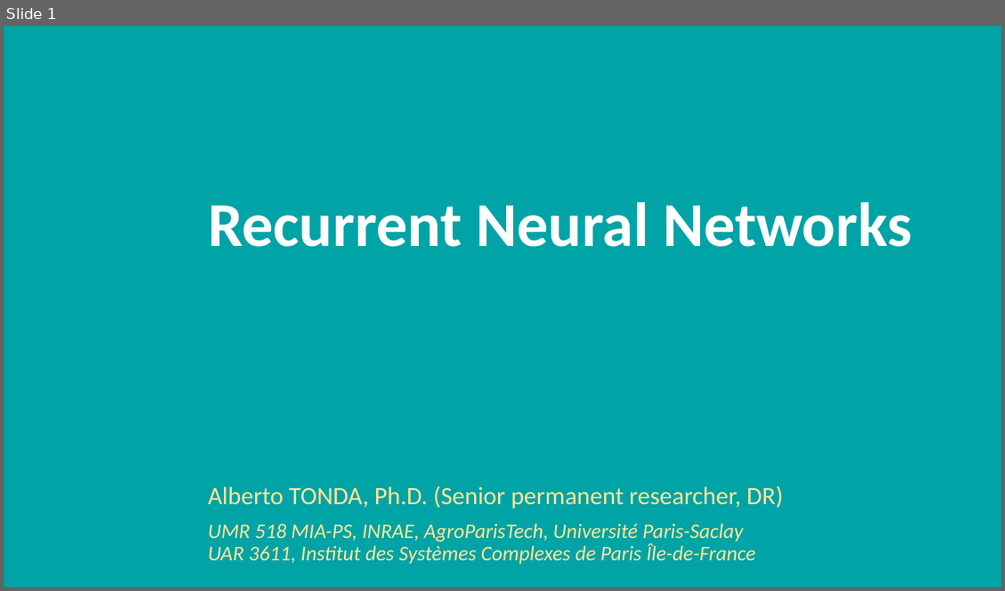
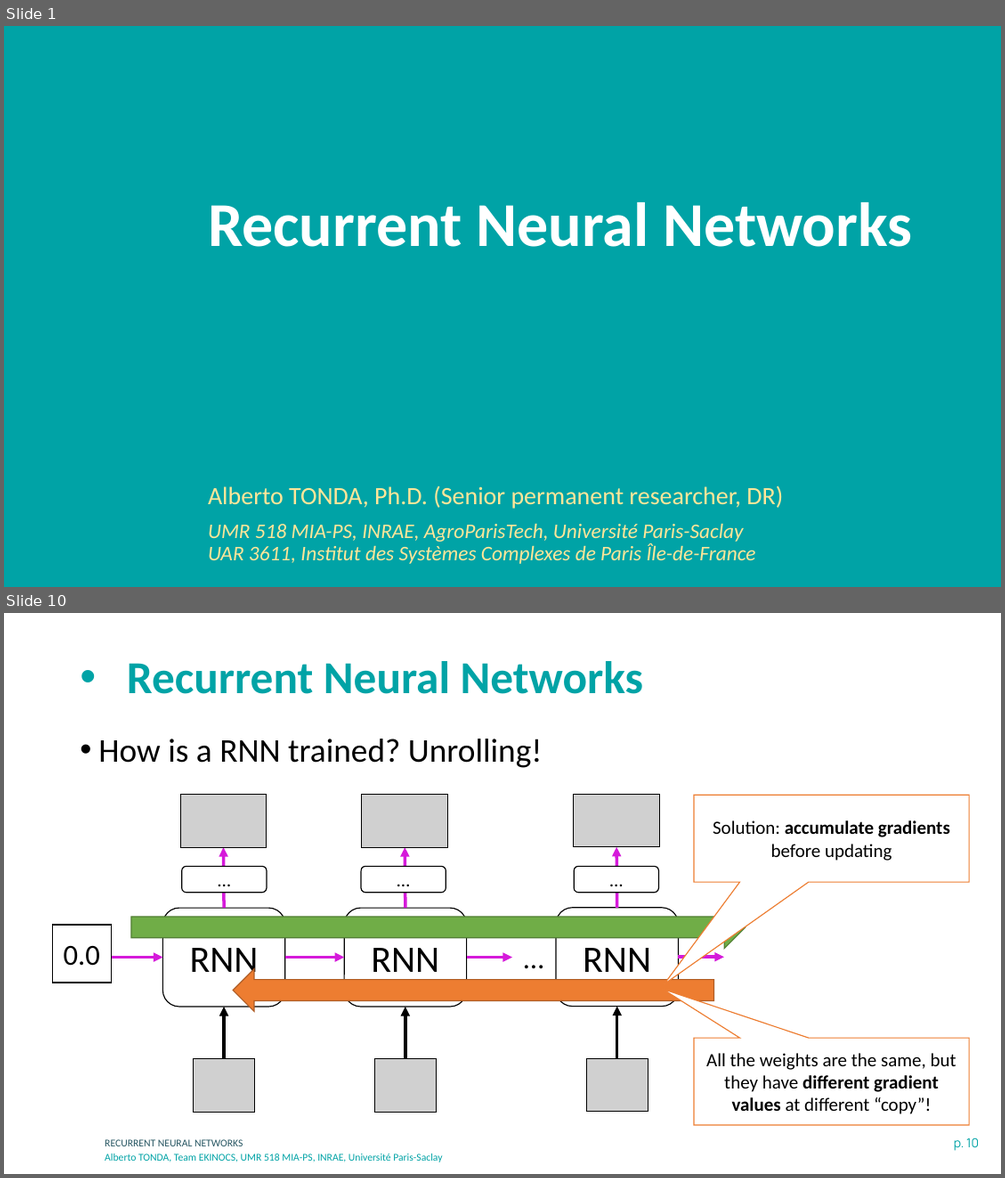
Before and after one commit to albertotonda/teaching, a slide deck: deep-learning-in-practice-with-pytorch/4-recurrent-neural-networks.pptx. Shown one above the other, each under a label of ours: slide 1 before the commit, slides 1 and 10 after it; the slides between them are not shown. The pictures are 1005x591 and 1005x1178 pixels, drawn with LibreOffice and Linux fonts; fonts in the diff are those of the drawing; grey boxes stand for pictures; background and template pictures are left out. Boxes give left, top, right and bottom in pixels: in the first picture for what was removed or moved away, otherwise in the second. Text is boxed around its words. In the diff, an @@ line names an element or a change of style, - is before the commit and + after.

```diff
--- a/deep-learning-in-practice-with-pytorch/4-recurrent-neural-networks.pptx
+++ b/deep-learning-in-practice-with-pytorch/4-recurrent-neural-networks.pptx
@@ slide 10 added at bbox=[4, 613, 1001, 1174], background #FFFFFF @@
@@ title added at bbox=[127, 661, 643, 694], 44 pt, text #00A3A6, bold @@
+• Recurrent Neural Networks
@@ text added at bbox=[98, 738, 542, 768], 32 pt, text #000000 @@
+• How is a RNN trained? Unrolling!
@@ speech box added at bbox=[695, 795, 970, 882], fill #FFFFFF, outline #ED7D31 1 pt, 18 pt, text #000000 @@
+Solution: accumulate gradients before updating
@@ group added at bbox=[53, 794, 724, 1111]: 10 arrows, 6 rounded rectangles, 6 pictures, 1 rectangle, 1 text @@
+RNN
+RNN
+RNN
+0.0
+…
+…
+…
+…
@@ right arrow added at bbox=[131, 906, 745, 949], fill #70AD47, outline #538035 1 pt @@
@@ right arrow added at bbox=[233, 969, 713, 1012], fill #ED7D31, outline #AF5C24 1 pt @@
@@ speech box added at bbox=[695, 1038, 970, 1126], fill #FFFFFF, outline #ED7D31 1 pt, 18 pt, text #000000 @@
+All the weights are the same, but they have different gradient values at different “copy”!
@@ text added at bbox=[105, 1139, 243, 1146], 10 pt, text #275662 @@
+RECURRENT NEURAL NETWORKS
@@ page number added at bbox=[954, 1137, 979, 1151], 12 pt, text #00A3A6 @@
+p. 10
@@ text added at bbox=[105, 1153, 442, 1162], 10 pt, text #00A3A6 @@
+Alberto TONDA, Team EKINOCS, UMR 518 MIA-PS, INRAE, Université Paris-Saclay
```
Also in this commit, not shown: 1 slide changed, 20 other slides added, 11 other files.
